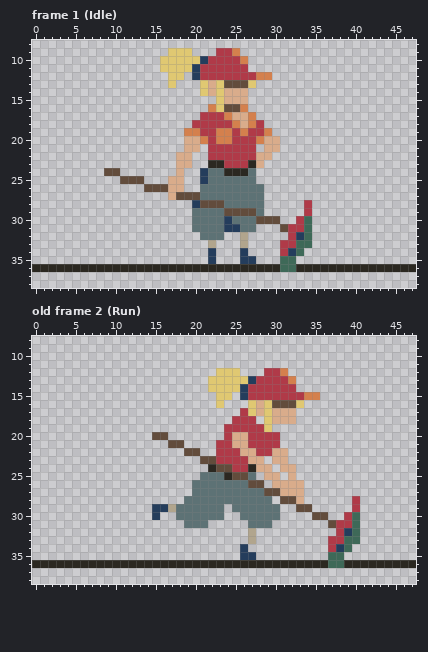
One commit to this pixel-art file: LeafLegends/Assets/Sprites/RakeLass.aseprite. The first picture shows the starting point.
48x48 pixels, 2 frames. Shown: frame 1 (Idle): x 0..47, y 8..38; old frame 2 (Run): x 0..47, y 8..38. The commit also changed other frames, which this record leaves out.
Once edited:
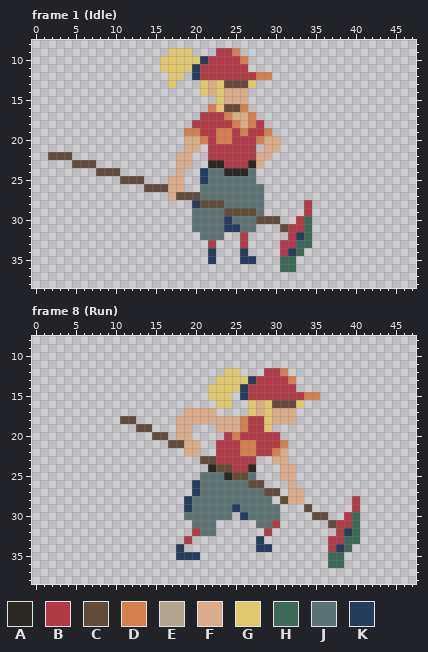
Palette (. is transparent): A #2b2821  B #b03a48  C #624c3c  D #d4804d  E #b1a58d  F #d9ac8b  G #e0c872  H #3e6958  J #5d7275  K #243d5c
A new or re-ordered frame is compared with the old frame closest to it.
The exact change:
frames 2 -> 15
layer "BG" now hidden
Changed rows in their new state; - is an unchanged pixel.
Frame 1 (Idle):
first column x 2:
22 CCC----
23 ---CCC-
24 ------C
first column x 0:
32 --------------------------B---------------------
33 ----------------------B---B---------------------
36 ...............................--...............
Frame 8 (Run) is new; against old frame 2 (Run):
first column x 0:
12 -----------------------.------------------------
13 ----------------------.-------------------------
15 ----------------------G-------------------------
16 ------------------------G-----------------------
17 -------------------FFFF---.---------------------
18 -----------CC-----FFFFFFFFD-B-------------------
19 -------------CC---FF---FFFD---------------------
20 ------------------FF-----DB---------------------
21 -------------------FF----BDD---D----------------
22 -------------------FF-----DD--D-----------------
23 ---------------------------B.-------------------
24 ----------------------------..------------------
25 -----------------------------..F----------------
26 --------------------K---------..-.--------------
27 --------------------K----------.----------------
28 -------------------K------------F---------------
29 ---------------....K----JK-------.--------------
30 ---------------.--.-----J-K---------------------
31 -------------------.--J----.--B-----------------
32 --------------------BJJ----.-B------------------
33 -------------------B-------.K-------------------
34 ------------------K-------.-KK------------------
35 ------------------KKK-----..--------------------
36 .....................................--.........
